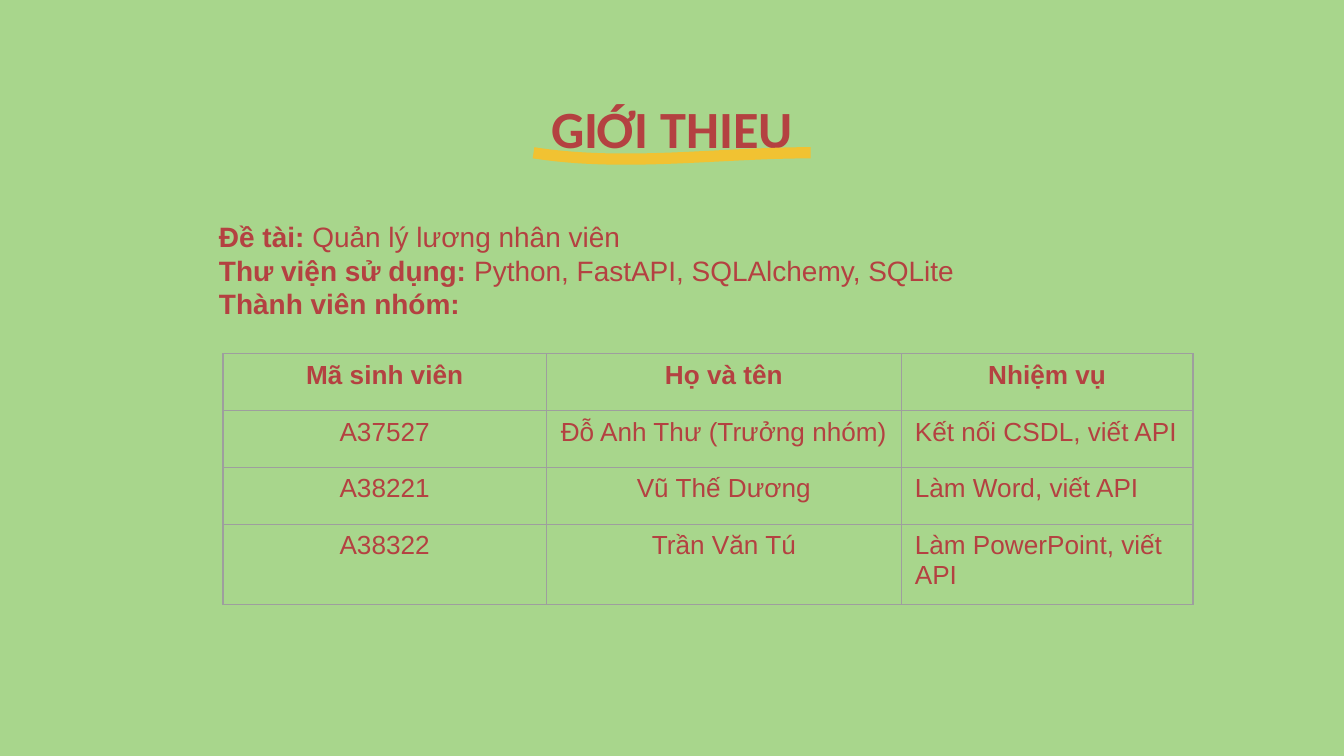
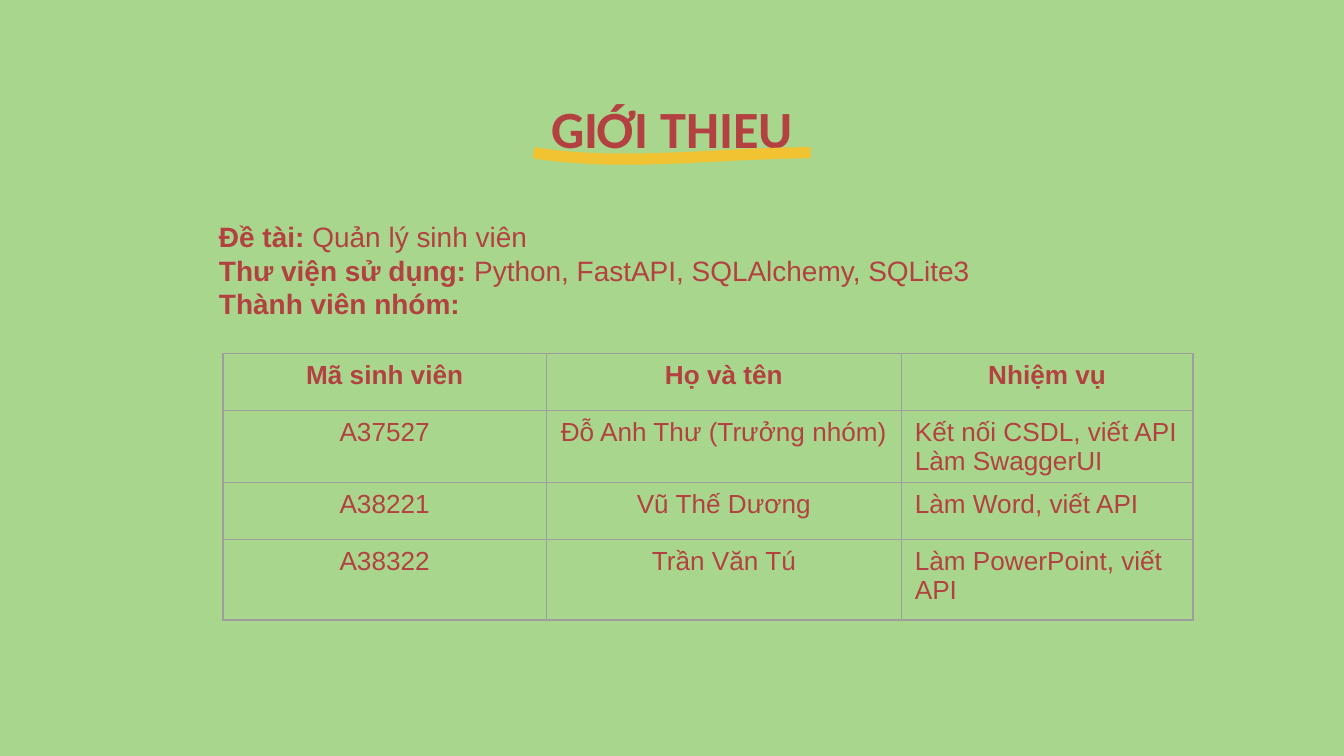
Before and after one commit to potatoArthurDo/Python-K1N2, a slide deck: slide 2 of Python-Nhom5.pptx. Drawn at 1344x756 pixels with LibreOffice and Linux fonts; fonts in the diff are those of the drawing; background and template pictures are left out. Boxes give left, top, right and bottom in pixels: in the first picture for what was removed or moved away, otherwise in the second. Text is boxed around its words. In the diff, an @@ line names an element or a change of style, - is before the commit and + after.

```diff
--- a/Python-Nhom5.pptx
+++ b/Python-Nhom5.pptx
@@ text at bbox=[219, 225, 969, 286]: text changed @@
-Đề tài: Quản lý lương nhân viên
-Thư viện sử dụng: Python, FastAPI, SQLAlchemy, SQLite
+Đề tài: Quản lý sinh viên
+Thư viện sử dụng: Python, FastAPI, SQLAlchemy, SQLite3
@@ table at bbox=[223, 353, 1193, 624] @@
-row 2, column 3: Kết nối CSDL, viết API
+row 2, column 3: Kết nối CSDL, viết API / Làm SwaggerUI
```
Also in this commit, not shown: 4 other slides changed.
